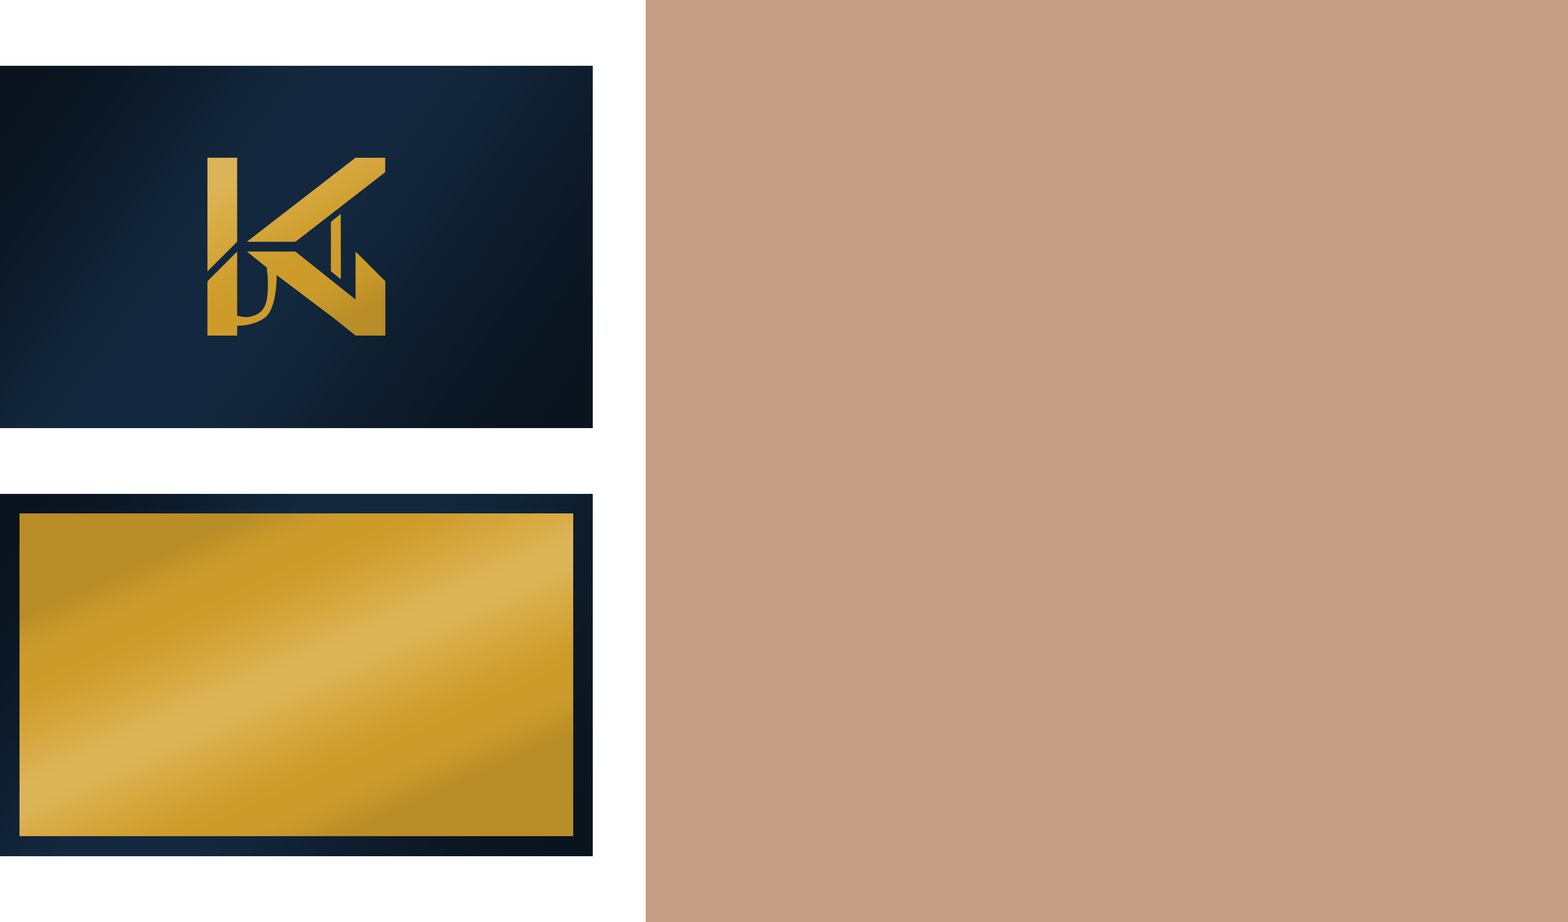
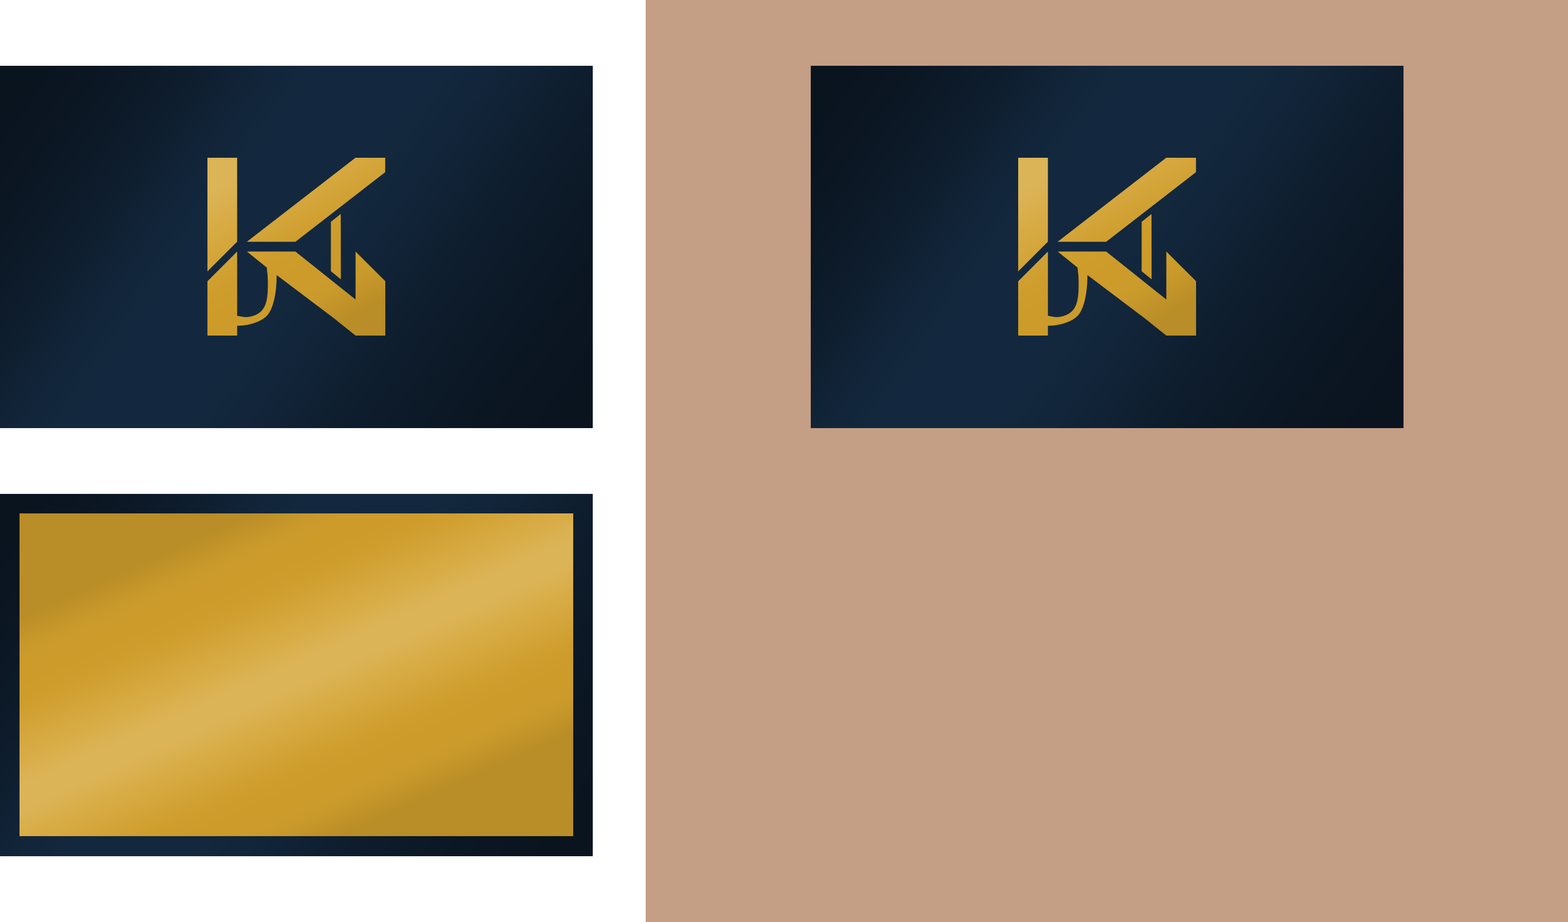
Layer changes from the first 1568x922 image to the second:
added layer "FINAL LOGO - 03" (2nd of 2, in "FINAL") in group "FINAL" over [810, 65, 1404, 429]